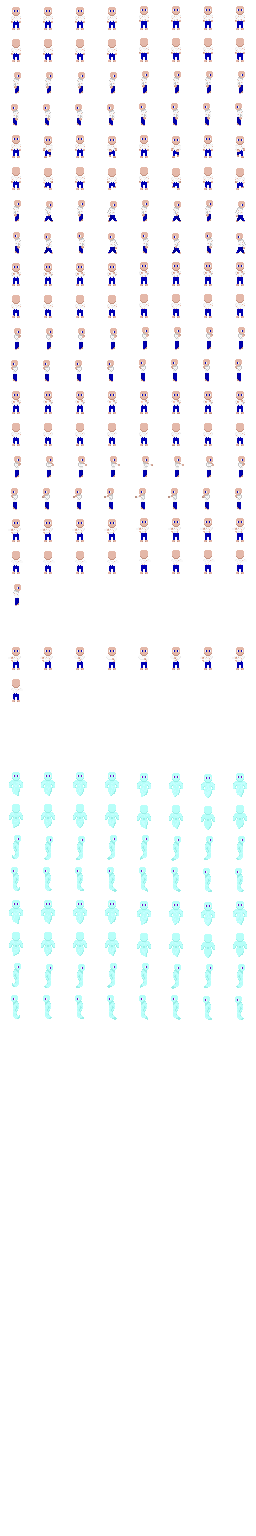
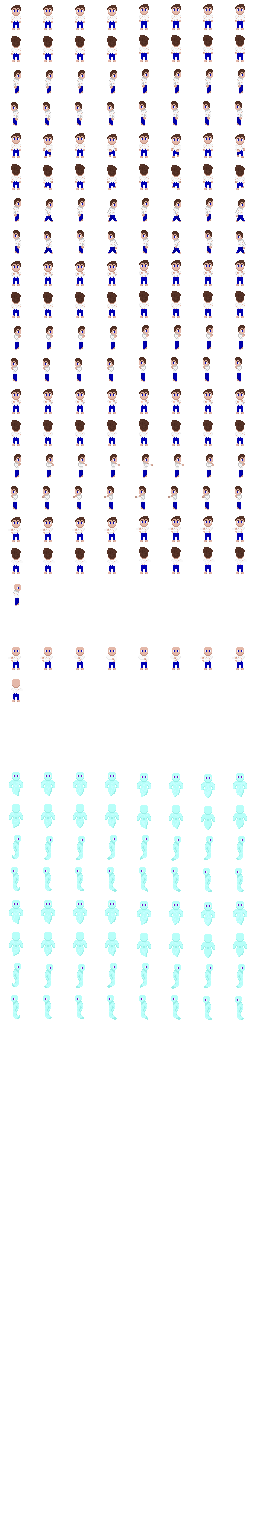
Two versions of the same layered image (w=256, h=1536). Layer-by-layer changes:
added layer "Ebene" above "Player.png" over bbox(11, 4, 245, 559)
painted on "Player.png" over bbox(76, 406, 212, 478)
